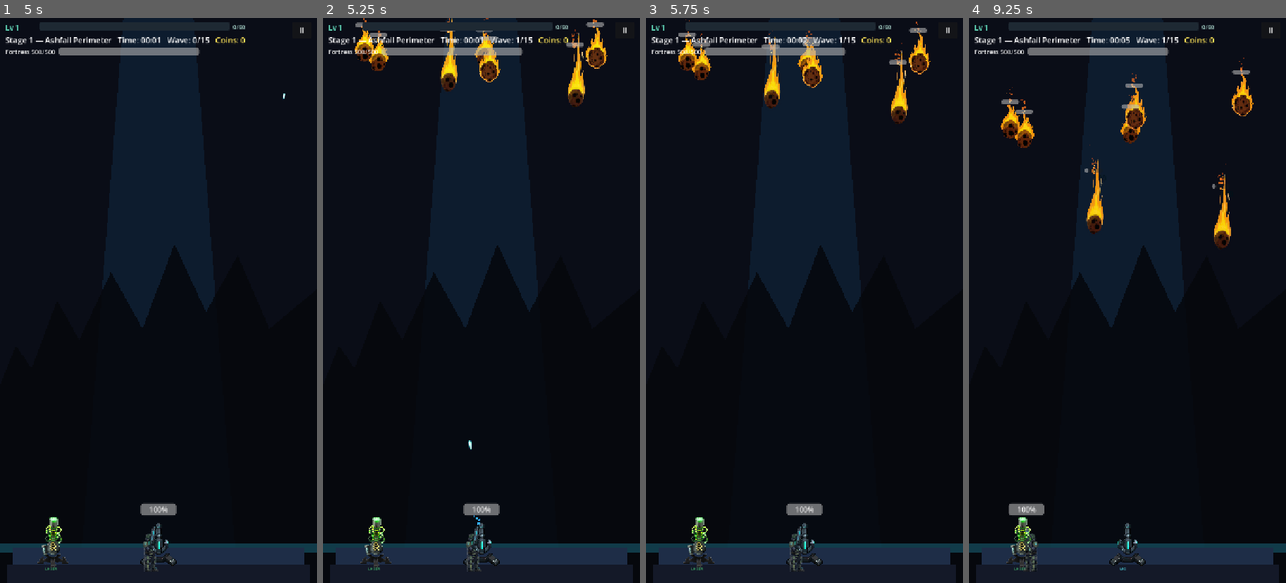
Above: before the commit, frames 1-4 (left to right).
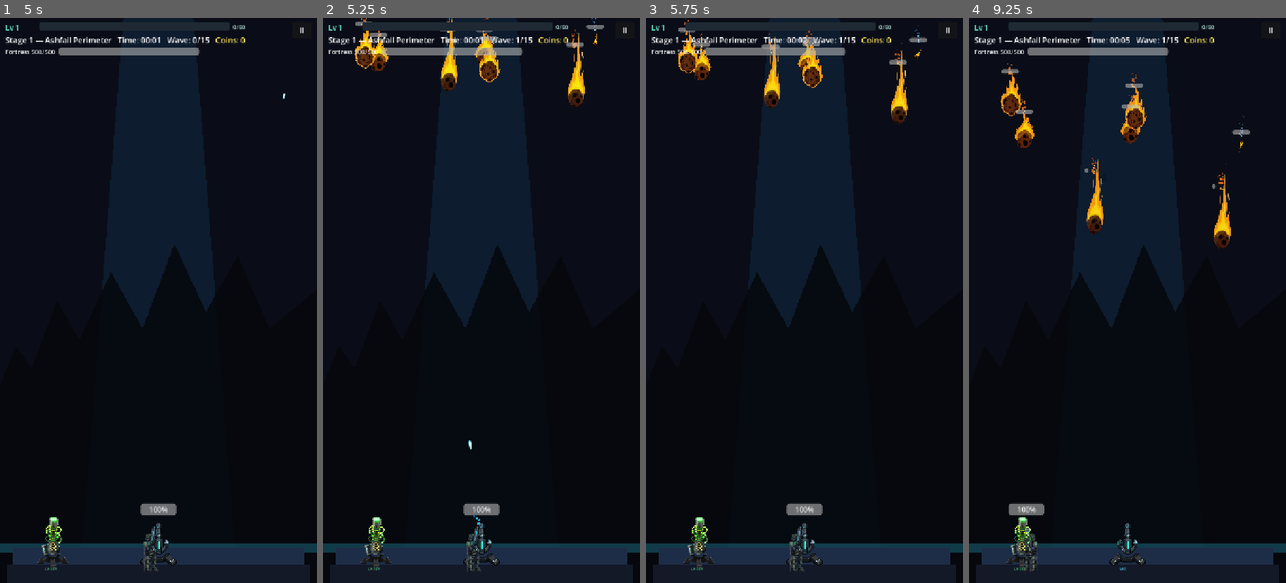
Above: after the commit, the same moments.

Repository: Silentkiller10/SpaceExilesDefense
Game: Godot game, scene res://scenes/loading_screen.tscn
Same seed, same stepped clock (60 frames per second), same inputs: the game is played once before the commit and once after it. Sound files missing from this copy of the repository are replaced by a short silence.
Inputs (mouse positions are in pixels of both pictures, inside the frame that each line leads up to):
- Up to frame 1 (5 s): tap Enter at 0.5, 2 s; move the mouse to (228, 272) at 0.52 s; hold D (move_right) 0.53-1.25 s; tap E (shock_wave) at 0.6, 2.1 s; click (228, 272) at 0.67 s; tap Space at 1.25 s; drag from (95, 328) to (142, 413) at 1.27 s; move the mouse to (190, 176) at 2.02 s; hold D (move_right) 2.03-2.75 s; click "Deploy Stage 1" at 2.75 s; click "II" at 3.5 s; click "Resume" at 4.25 s
- Up to frame 2 (5.25 s): tap Space at 5 s; drag from (465, 413) to (386, 215) at 5.02 s
- Up to frame 3 (5.75 s): no input
- Up to frame 4 (9.25 s): move the mouse to (1222, 385) at 5.77 s; hold A (move_left) 5.78-6.5 s; tap E (shock_wave) at 5.85, 7.35, 8.85 s; drag from (1032, 215) to (1079, 159) at 6.52 s; move the mouse to (1143, 300) at 7.27 s; hold S (move_down) 7.28-8 s; click (1143, 300) at 7.42 s; drag from (1079, 159) to (1064, 328) at 8.02 s; move the mouse to (1197, 272) at 8.77 s; hold W (move_up) from 8.78 s (still down)

Frame 1 is identical in both runs. In frame 2, 0.6% of the frame differs, in the area x 10-90%, y 0-9%; in frame 3, 0.6%; in frame 4, 0.9%, in the area x 10-90%, y 7-24%.

Commit message:
Update enemy and wave scripts, and tighten Godot gitignore.

Diff:
--- a/scripts/enemy.gd
+++ b/scripts/enemy.gd
@@ -1,10 +1,13 @@
 extends CharacterBody2D
 signal enemy_destroyed(enemy)
 
-## Three meteor variants — small (fast/fragile), normal (balanced), heavy (tanky/slow).
-const METEOR_TYPES := [
+## Enemy roster. Each entry has a "category" that drives visuals/behavior:
+##   "meteor" — falls with a fire trail and heat shimmer
+##   "ship"   — descends with a cool engine glow, no flames
+const ENEMY_TYPES := [
 	{
 		"id": "small",
+		"category": "meteor",
 		"texture": "res://assets/png/small meteor.png",
 		"base_hp": 90,
 		"hp_per_wave": 22,
@@ -16,6 +19,7 @@
 	},
 	{
 		"id": "normal",
+		"category": "meteor",
 		"texture": "res://assets/png/normal meteor.png",
 		"base_hp": 180,
 		"hp_per_wave": 35,
@@ -27,6 +31,7 @@
 	},
 	{
 		"id": "heavy",
+		"category": "meteor",
 		"texture": "res://assets/png/normal meteor 2.png",
 		"base_hp": 320,
 		"hp_per_wave": 55,
@@ -36,6 +41,21 @@
 		"collision": Vector2(48, 48),
 		"weight": 0.85
 	},
+	{
+		"id": "ufo",
+		"category": "ship",
+		"texture": "res://assets/sprites/spaceship_1.png",
+		# The source PNG has a fake checkerboard "transparency" baked into its
+		# pixels — strip it at load time until the asset itself is fixed.
+		"strip_background": true,
+		"base_hp": 140,
+		"hp_per_wave": 30,
+		"base_speed": 58.0,
+		"speed_per_wave": 1.8,
+		"sprite_scale": 0.06,
+		"collision": Vector2(44, 44),
+		"weight": 0.9
+	},
 ]
 
 @export var health: int = 180
@@ -49,11 +69,13 @@
 var burn_timer: float = 0.0
 var burn_dps: float = 0.0
 var pull_force: Vector2 = Vector2.ZERO
-var meteor_id: String = "normal"
+var type_id: String = "normal"
+var category: String = "meteor"
 var _spawn_x: float = 0.0
 var _base_sprite_scale: Vector2 = Vector2.ONE
 var _fall_trail: GPUParticles2D
 var _ember_trail: GPUParticles2D
+var _trail_category: String = ""
 var _fall_time: float = 0.0
 
 @onready var animation_tree: AnimationTree = $AnimationTree
@@ -64,23 +86,73 @@
 @onready var sprite: Sprite2D = $Enemy2D
 @onready var collision_shape: CollisionShape2D = $CollisionShape2D
 
-static func pick_meteor_type(rng: RandomNumberGenerator) -> Dictionary:
+static func pick_enemy_type(rng: RandomNumberGenerator) -> Dictionary:
 	var total := 0.0
-	for t in METEOR_TYPES:
+	for t in ENEMY_TYPES:
 		total += float(t["weight"])
 	var roll := rng.randf() * total
 	var acc := 0.0
-	for t in METEOR_TYPES:
+	for t in ENEMY_TYPES:
 		acc += float(t["weight"])
 		if roll <= acc:
 			return t
-	return METEOR_TYPES[1]
-
-static func get_meteor_type(id: String) -> Dictionary:
-	for t in METEOR_TYPES:
+	return ENEMY_TYPES[1]
+
+static func get_enemy_type(id: String) -> Dictionary:
+	for t in ENEMY_TYPES:
 		if String(t["id"]) == id:
 			return t
-	return METEOR_TYPES[1]
+	return ENEMY_TYPES[1]
+
+## Cache of textures that had their fake checkerboard background removed.
+static var _clean_texture_cache := {}
+
+## Removes a baked-in checkerboard/white background by flood-filling from the
+## image borders and zeroing the alpha of every light, colorless pixel reached.
+## Interior highlights survive because the fill can't cross the sprite outline.
+static func _load_texture_without_background(path: String) -> Texture2D:
+	if _clean_texture_cache.has(path):
+		return _clean_texture_cache[path]
+	var tex: Texture2D = load(path)
+	if tex == null:
+		return null
+	var img: Image = tex.get_image()
+	if img == null:
+		return tex
+	img.convert(Image.FORMAT_RGBA8)
+	var w := img.get_width()
+	var h := img.get_height()
+	var visited := PackedByteArray()
+	visited.resize(w * h)
+	var stack: Array[Vector2i] = []
+	for x in range(w):
+		stack.append(Vector2i(x, 0))
+		stack.append(Vector2i(x, h - 1))
+	for y in range(h):
+		stack.append(Vector2i(0, y))
+		stack.append(Vector2i(w - 1, y))
+	while not stack.is_empty():
+		var p: Vector2i = stack.pop_back()
+		if p.x < 0 or p.y < 0 or p.x >= w or p.y >= h:
+			continue
+		var idx := p.y * w + p.x
+		if visited[idx] == 1:
+			continue
+		visited[idx] = 1
+		var c := img.get_pixelv(p)
+		var lo: float = minf(c.r, minf(c.g, c.b))
+		var hi: float = maxf(c.r, maxf(c.g, c.b))
+		var is_background := c.a < 0.1 or (lo >= 0.62 and (hi - lo) <= 0.14)
+		if not is_background:
+			continue
+		img.set_pixelv(p, Color(c.r, c.g, c.b, 0.0))
+		stack.append(Vector2i(p.x + 1, p.y))
+		stack.append(Vector2i(p.x - 1, p.y))
+		stack.append(Vector2i(p.x, p.y + 1))
+		stack.append(Vector2i(p.x, p.y - 1))
+	var clean := ImageTexture.create_from_image(img)
+	_clean_texture_cache[path] = clean
+	return clean
 
 func _ready():
 	damage_text.visible = false
@@ -109,22 +181,30 @@
 		health_bar.value = health
 	_ensure_fall_vfx()
 
-func apply_meteor_type(type: Dictionary) -> void:
-	meteor_id = String(type.get("id", "normal"))
+func apply_enemy_type(type: Dictionary) -> void:
+	type_id = String(type.get("id", "normal"))
+	category = String(type.get("category", "meteor"))
 	if sprite == null:
 		sprite = get_node_or_null("Enemy2D") as Sprite2D
 	if sprite:
 		var path := String(type.get("texture", ""))
 		if path != "" and ResourceLoader.exists(path):
-			sprite.texture = load(path)
+			if bool(type.get("strip_background", false)):
+				sprite.texture = _load_texture_without_background(path)
+			else:
+				sprite.texture = load(path)
 		var s := float(type.get("sprite_scale", 0.12))
 		_base_sprite_scale = Vector2(s, s)
 		sprite.scale = _base_sprite_scale
 		sprite.rotation = 0.0
-		# Rocky core near collision center; flame trails upward
-		var tex: Texture2D = sprite.texture
-		if tex:
-			sprite.offset = Vector2(0, tex.get_height() * 0.18)
+		sprite.modulate = Color.WHITE
+		if category == "meteor":
+			# Rocky core near collision center; flame trails upward
+			var tex: Texture2D = sprite.texture
+			if tex:
+				sprite.offset = Vector2(0, tex.get_height() * 0.18)
+		else:
+			sprite.offset = Vector2.ZERO
 	if collision_shape == null:
 		collision_shape = get_node_or_null("CollisionShape2D") as CollisionShape2D
 	if collision_shape and collision_shape.shape is RectangleShape2D:
@@ -137,7 +217,7 @@
 func set_as_boss(value: bool) -> void:
 	is_boss = value
 	if value:
-		apply_meteor_type(get_meteor_type("heavy"))
+		apply_enemy_type(get_enemy_type("heavy"))
 		scale = Vector2(2.4, 2.4)
 
 func apply_stun(duration: float) -> void:
@@ -152,7 +232,41 @@
 	pull_force.y += force.y
 
 func _ensure_fall_vfx() -> void:
+	# Rebuild trails if the category changed since they were created
 	if _fall_trail != null and is_instance_valid(_fall_trail):
+		if _trail_category == category:
+			_update_trail_intensity()
+			return
+		_fall_trail.queue_free()
+		_fall_trail = null
+		if _ember_trail and is_instance_valid(_ember_trail):
+			_ember_trail.queue_free()
+		_ember_trail = null
+	_trail_category = category
+
+	if category == "ship":
+		# Cool cyan engine wash — no flames on ships
+		_fall_trail = _make_trail_particles(
+			14,
+			Color(0.45, 0.85, 1.0, 0.85),
+			Color(0.15, 0.35, 1.0, 0.0),
+			1.8,
+			5.0,
+			0.45
+		)
+		_fall_trail.z_index = -1
+		add_child(_fall_trail)
+
+		_ember_trail = _make_trail_particles(
+			8,
+			Color(0.85, 0.98, 1.0, 1.0),
+			Color(0.3, 0.6, 1.0, 0.0),
+			0.9,
+			2.4,
+			0.32
+		)
+		_ember_trail.z_index = -1
+		add_child(_ember_trail)
 		_update_trail_intensity()
 		return
 
@@ -260,6 +374,14 @@
 
 func _update_fall_visual() -> void:
 	if sprite == null or not is_instance_valid(sprite):
+		return
+	if category == "ship":
+		# Ships hover: slow spin + gentle pulse, no heat tint
+		var pulse: float = 1.0 + sin(_fall_time * 4.0) * 0.03
+		sprite.scale = _base_sprite_scale * pulse
+		sprite.rotation = _fall_time * 0.8
+		if sprite.modulate.a >= 0.99:
+			sprite.modulate = Color.WHITE
 		return
 	# Flame stays upright; stretch + heat shimmer sell the fall
 	var stretch: float = 1.0 + clampf(speed / 220.0, 0.0, 0.2)
--- a/scripts/towers/tower_mg_bullet.gd
+++ b/scripts/towers/tower_mg_bullet.gd
@@ -3,7 +3,8 @@
 ## Machine gun tower projectile — fast sprite bullet.
 
 const TEX_PATH: String = "res://assets/sprites/machine_gun_bullet.png"
-const BULLET_SCALE := Vector2(0.32, 0.32)
+# Match player bullet on-screen size (~0.1 on a ~350px sprite → ~35px wide).
+const BULLET_SCALE := Vector2(0.04, 0.04)
 
 @export var speed: float = 2600.0
 
@@ -30,7 +31,7 @@
 
 	var shape_node := CollisionShape2D.new()
 	var rect := RectangleShape2D.new()
-	rect.size = Vector2(40, 14)
+	rect.size = Vector2(18, 8)
 	shape_node.shape = rect
 	add_child(shape_node)
 
--- a/scripts/wave_manager.gd
+++ b/scripts/wave_manager.gd
@@ -113,19 +113,19 @@
 	var x := rng.randf_range(60.0, arena_width - 60.0)
 	var y := spawn_y + rng.randf_range(-20.0, 40.0)
 
-	var meteor: Dictionary = enemy.pick_meteor_type(rng) if enemy.has_method("pick_meteor_type") else {}
+	var etype: Dictionary = enemy.pick_enemy_type(rng) if enemy.has_method("pick_enemy_type") else {}
 	var hp: int
 	var spd: float
-	if not meteor.is_empty():
-		hp = int((float(meteor["base_hp"]) + float(wave) * float(meteor["hp_per_wave"])) * _stage_hp_mult())
-		spd = (float(meteor["base_speed"]) + float(wave) * float(meteor["speed_per_wave"])) * _stage_speed_mult() * _meteor_slow_mult()
+	if not etype.is_empty():
+		hp = int((float(etype["base_hp"]) + float(wave) * float(etype["hp_per_wave"])) * _stage_hp_mult())
+		spd = (float(etype["base_speed"]) + float(wave) * float(etype["speed_per_wave"])) * _stage_speed_mult() * _meteor_slow_mult()
 	else:
 		hp = int((180 + wave * 35) * _stage_hp_mult())
 		spd = (32.0 + wave * 1.5) * _stage_speed_mult() * _meteor_slow_mult()
 
 	get_tree().current_scene.add_child(enemy)
-	if enemy.has_method("apply_meteor_type") and not meteor.is_empty():
-		enemy.apply_meteor_type(meteor)
+	if enemy.has_method("apply_enemy_type") and not etype.is_empty():
+		enemy.apply_enemy_type(etype)
 	enemy.setup_descent(Vector2(x, y), player, fortress, hp, spd)
 	enemy.connect("enemy_destroyed", _on_enemy_destroyed)
 	active_enemies.append(enemy)
@@ -138,8 +138,8 @@
 	var boss = scene.instantiate()
 	var x := arena_width * 0.5
 	var heavy: Dictionary = {}
-	if boss.has_method("get_meteor_type"):
-		heavy = boss.get_meteor_type("heavy")
+	if boss.has_method("get_enemy_type"):
+		heavy = boss.get_enemy_type("heavy")
 	# Mega boss on boss stages: much tougher, slightly slower descent
 	var hp_mult := 25.0 if _is_boss_stage() else 10.0
 	var spd_mult := 0.45 if _is_boss_stage() else 0.55
Not shown, changed: .gitignore
